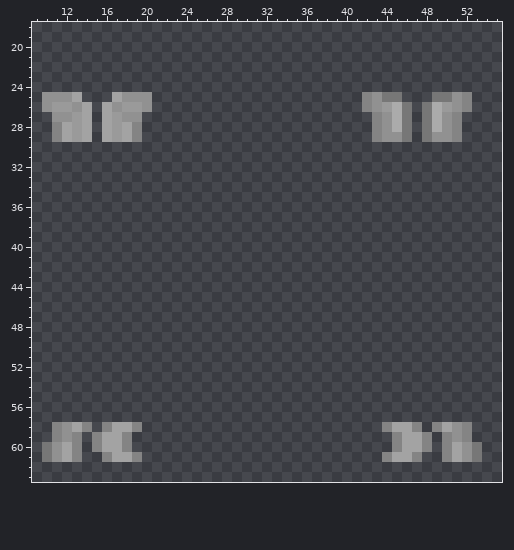
One commit to this pixel-art sprite: Resources/Textures/_Sunrise/Mobs/Customization/Vulpkanin/moon_markings.rsi/points_moon-legs.png. The first picture shows the starting point.
The file is 64x64 pixels. Colours within 5 levels of each other are drawn and written as one. Shown: x 9..55, y 18..63.
New version:
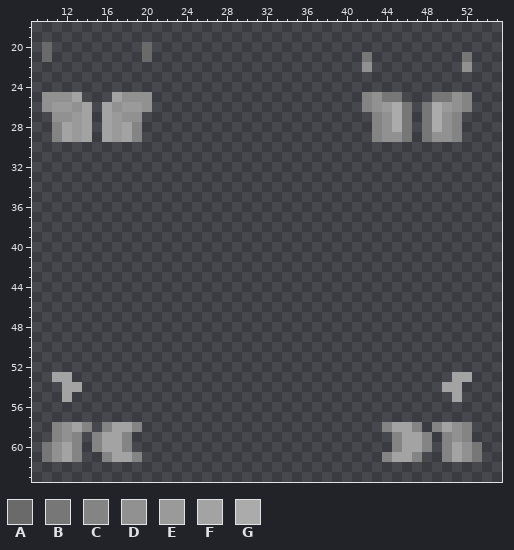
Palette (. is transparent): A #6a6a6a  B #777777  C #848484  D #919191  E #9a9a9a  F #a3a3a3  G #ababab
Changes in this commit:
@@ x 9..55 @@
 19 ...............................................
-20 ...............................................
-21 ...............................................
-22 ...............................................
+20 .A.........A...................................
+21 .A.........A.....................B.........B...
+22 .................................D.........D...
 23 ...............................................
@@ x 9..55 @@
 52 ...............................................
-53 ...............................................
-54 ...............................................
-55 ...............................................
+53 ..FF......................................FF...
+54 ...FF....................................FF....
+55 ...F......................................F....
 56 ...............................................
